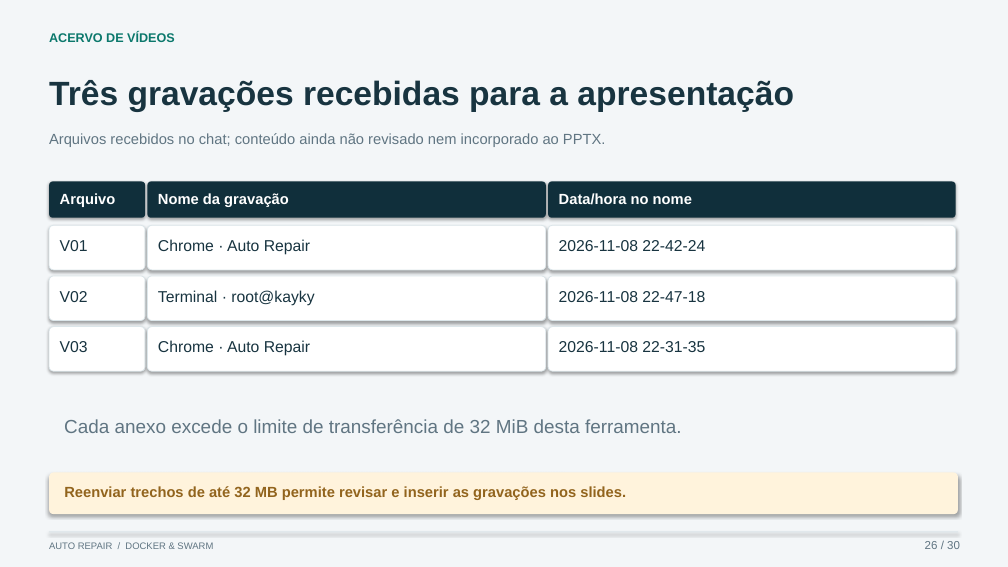
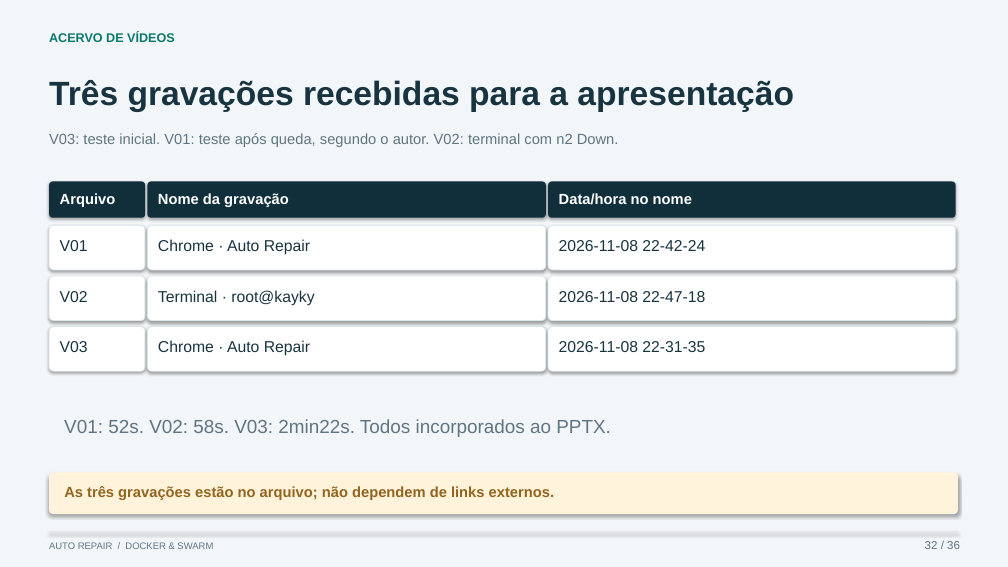
Before and after one commit to KaykyMatos845/auto-repair-budget-agent, a slide deck: slide 32 of public/auto-repair-apresentacao-demonstracao.pptx (slide 26 before the commit). Drawn at 1008x567 pixels with LibreOffice and Linux fonts; fonts in the diff are those of the drawing. Boxes give left, top, right and bottom in pixels: in the first picture for what was removed or moved away, otherwise in the second. Text is boxed around its words. In the diff, an @@ line names an element or a change of style, - is before the commit and + after.

```diff
--- a/public/auto-repair-apresentacao-demonstracao.pptx
+++ b/public/auto-repair-apresentacao-demonstracao.pptx
@@ text at [49,133,619,147]: text changed @@
-Arquivos recebidos no chat; conteúdo ainda não revisado nem incorporado ao PPTX.
+V03: teste inicial. V01: teste após queda, segundo o autor. V02: terminal com n2 Down.
@@ text at [64,419,611,437]: text changed @@
-Cada anexo excede o limite de transferência de 32 MiB desta ferramenta.
+V01: 52s. V02: 58s. V03: 2min22s. Todos incorporados ao PPTX.
@@ text at [64,486,554,500]: text changed @@
-Reenviar trechos de até 32 MB permite revisar e inserir as gravações nos slides.
+As três gravações estão no arquivo; não dependem de links externos.
@@ text at [925,541,960,549]: text changed @@
-26 / 30
+32 / 36
```
Also in this commit, not shown: 29 other slides changed, 6 slides added, 17 other files.
